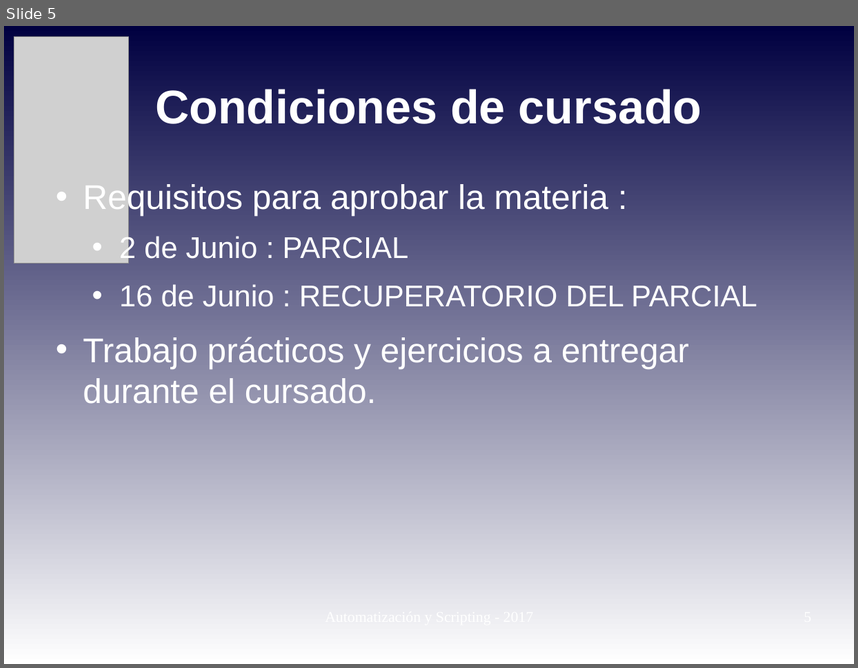
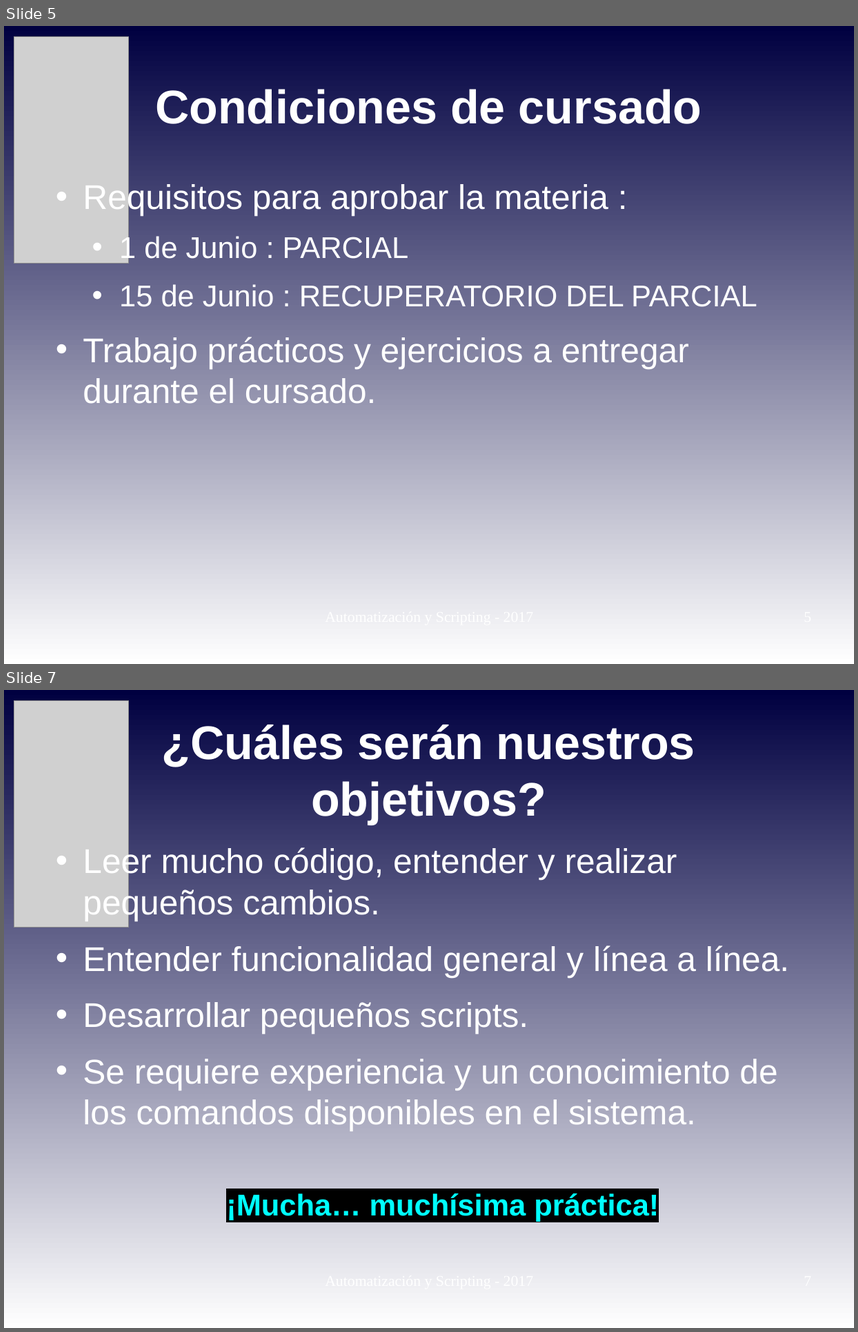
Before and after one commit to niniadcobre/-AutoyScripting, a slide deck: clases/AYS_clase01.odp. Shown one above the other, each under a label of ours: slide 5 before the commit, slides 5 and 7 after it; the slides between them are not shown. The pictures are 858x668 and 858x1332 pixels, drawn with LibreOffice and Linux fonts; fonts in the diff are those of the drawing; grey boxes stand for pictures. Boxes give left, top, right and bottom in pixels: in the first picture for what was removed or moved away, otherwise in the second. Text is boxed around its words. In the diff, an @@ line names an element or a change of style, - is before the commit and + after.

```diff
--- a/clases/AYS_clase01.odp
+++ b/clases/AYS_clase01.odp
@@ slide 7 added at [4,690,854,1328], background gradient #000040 to #FFFFFF @@
@@ picture added at [13,701,128,927] @@
@@ title added at [161,724,695,824], 44 pt, text #FFFFFF, bold @@
+¿Cuáles serán nuestros objetivos?
@@ text added at [83,846,789,1131], 32 pt, text #FFFFFF @@
+• Leer mucho código, entender y realizar pequeños cambios.
+• Entender funcionalidad general y línea a línea.
+• Desarrollar pequeños scripts.
+• Se requiere experiencia y un conocimiento de los comandos disponibles en el sistema.
@@ text added at [226,1193,659,1221], 28 pt, text #00FFFF, bold @@
+¡Mucha… muchísima práctica!
@@ slide 5 changed as well @@
@@ text at [119,234,757,307]: text changed @@
-  • 2 de Junio : PARCIAL
-  • 16 de Junio : RECUPERATORIO DEL PARCIAL
+  • 1 de Junio : PARCIAL
+  • 15 de Junio : RECUPERATORIO DEL PARCIAL
```
Also in this commit, not shown: 5 other slides changed, 2 other slides added, 3 other files.
